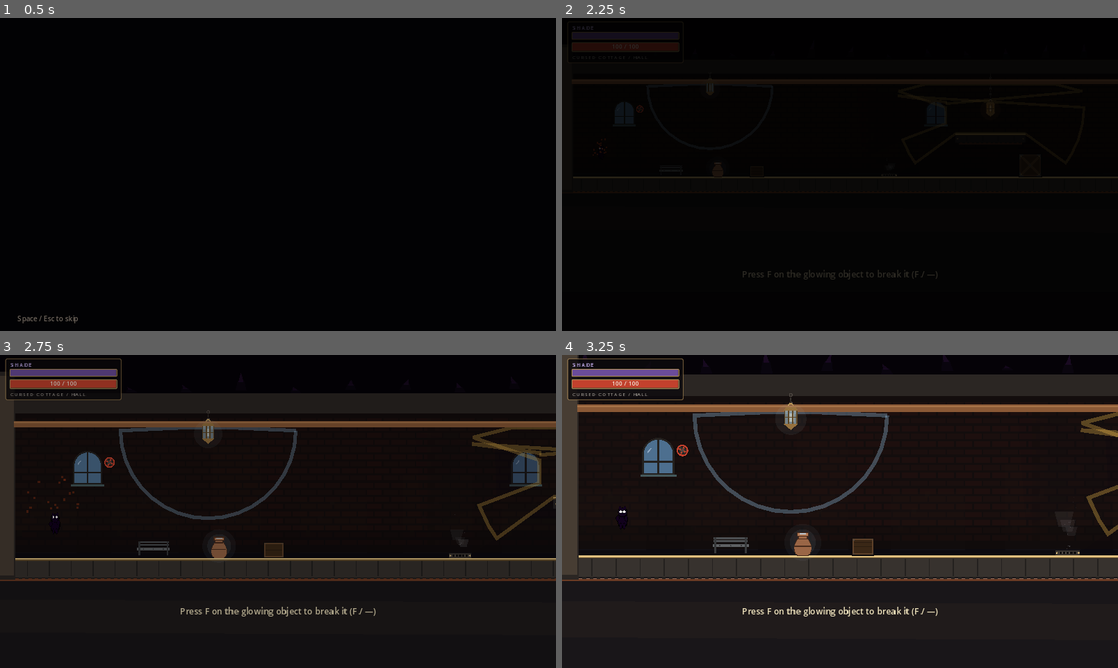
Above: before the commit, frames 1-4 (two rows, left to right).
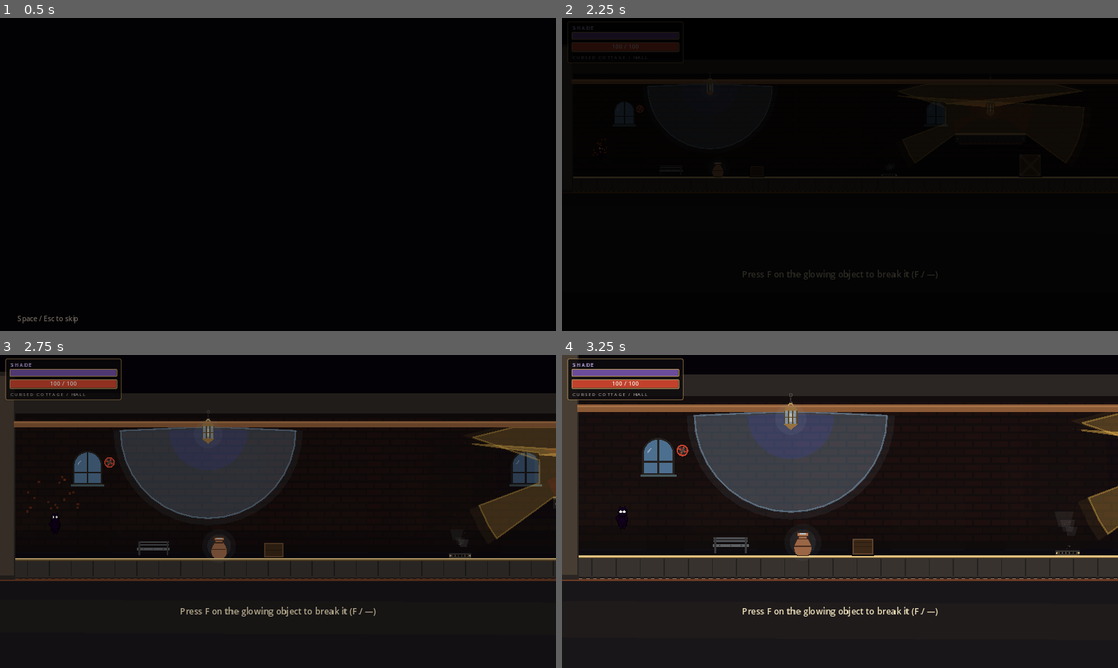
Above: after the commit, the same moments.

Repository: lukezhang2/Eclipseborn
Game: Godot game, scene res://scenes/ui/BootSplash.tscn
The game is run twice, just before and just after one commit, with the same random seed, the same clock (stepped at 60 frames per second) and the same inputs.
Inputs (mouse positions are in pixels of both pictures, inside the frame that each line leads up to):
- Up to frame 1 (0.5 s): no input
- Up to frame 2 (2.25 s): tap Enter at 0.5 s; move the mouse to (962, 158) at 0.52 s; hold D (move_right) 0.53-1.25 s; hold F (attack) 0.53-1.25 s; click (962, 158) at 0.67 s; tap Space (jump) at 0.77, 1.07 s; click "Play" at 1.25 s; click "New Game" at 2 s
- Up to frame 3 (2.75 s): no input
- Up to frame 4 (3.25 s): tap F (attack) at 2.75 s; drag from (728, 527) to (767, 430) at 2.77 s

Frame 1 is identical in both runs. In frame 2, 0.1% of the frame differs, in the area x 69-85%, y 25-29%; in frame 3, 9.3%, in the area x 21-100%, y 23-60%; in frame 4, 9.2%.

Commit message:
v0.1.42: pull fire into view and linearize overlapping light washes.
Hang the black-fire band on-screen; fill/outline opacity scales to 50%/100% at max intensity; overlapping lamps add visually and for burn rate.

Co-authored-by: Cursor <cursoragent@cursor.com>

Diff:
--- a/project.godot
+++ b/project.godot
@@ -7,7 +7,7 @@
 
 config/name="Eclipseborn"
 config/description="You aren't moving platforms. You're changing what counts as a platform."
-config/version="0.1.41"
+config/version="0.1.42"
 run/main_scene="res://scenes/ui/BootSplash.tscn"
 config/features=PackedStringArray("4.3", "Forward Plus")
 config/icon="res://icon.svg"
--- a/scripts/autoload/ShadowWorld.gd
+++ b/scripts/autoload/ShadowWorld.gd
@@ -19,10 +19,16 @@
 ## Contact-hardening: hard umbra ends here; soft penumbra continues past.
 const UMBRA_CONTACT_T := 0.36
 ## Soft wash shell scale (same rays, no extra casts) — cheap area-light penumbra.
-const WASH_PENUMBRA_SCALE := 1.09
-const WASH_CORE_SCALE := 0.55
+const WASH_PENUMBRA_SCALE := 1.08
+const WASH_CORE_SCALE := 0.45
+## Matches LightSource intensity clamp. At max: fill 50% opaque, outline 100%.
+const INTENSITY_MAX := 3.0
+const FILL_ALPHA_AT_MAX := 0.5
+const OUTLINE_ALPHA_AT_MAX := 1.0
 ## world(1) + boxes(8) + light-only(128)
 const OCCLUDER_MASK := 1 | 8 | 128
+
+var _wash_add_mat: CanvasItemMaterial = null
 
 var lights: Array = []
 var occluders: Array = []
@@ -312,33 +318,47 @@
 	return best - dir * 0.6
 
 
+func _intensity_t(intensity: float) -> float:
+	## 0..1 linear over the editor intensity range (max → full opacity budget).
+	return clampf(intensity, 0.0, INTENSITY_MAX) / INTENSITY_MAX
+
+
+func _wash_add_material() -> CanvasItemMaterial:
+	## Additive so overlapping lamps sum visually (stronger fill where they meet).
+	if _wash_add_mat == null:
+		_wash_add_mat = CanvasItemMaterial.new()
+		_wash_add_mat.blend_mode = CanvasItemMaterial.BLEND_MODE_ADD
+	return _wash_add_mat
+
+
 func _draw_occluded_light(light: Node, space: PhysicsDirectSpaceState2D, view: Rect2) -> void:
 	var origin: Vector2 = light.get_light_origin()
 	var radius: float = maxf(light.get_radius(), 8.0)
 	var kind: int = light.get_light_kind()
 	var intensity: float = 1.0
 	if light.has_method("get_intensity"):
-		intensity = clampf(float(light.get_intensity()), 0.15, 3.0)
-	var burns := kind in [GameState.LightKind.HEARTH, GameState.LightKind.CANDLE, GameState.LightKind.SUNSHAFT]
-	## Bright enough that the burn/safe zone is obvious on the floor.
-	var base_a := (0.48 if burns else 0.22) * intensity
-	var core := Color(1.0, 0.78, 0.32, mini(0.85, base_a))
+		intensity = clampf(float(light.get_intensity()), 0.0, INTENSITY_MAX)
+	var t := _intensity_t(intensity)
+	var fill_a := FILL_ALPHA_AT_MAX * t
+	var outline_a := OUTLINE_ALPHA_AT_MAX * t
+
+	var rgb := Color(1.0, 0.78, 0.32)
 	match kind:
 		GameState.LightKind.MOON:
-			core = Color(0.65, 0.85, 1.0, mini(0.55, 0.28 * intensity))
+			rgb = Color(0.65, 0.85, 1.0)
 		GameState.LightKind.CRIMSON:
-			core = Color(0.95, 0.25, 0.3, mini(0.7, 0.4 * intensity))
+			rgb = Color(0.95, 0.25, 0.3)
 		GameState.LightKind.SUNSHAFT:
-			core = Color(1.0, 1.0, 0.85, mini(0.9, 0.55 * intensity))
+			rgb = Color(1.0, 1.0, 0.88)
 		GameState.LightKind.CANDLE:
-			core = Color(1.0, 0.72, 0.38, mini(0.8, 0.42 * intensity))
+			rgb = Color(1.0, 0.72, 0.38)
 
 	var exclude: Array = []
 	if light.has_method("get_exclude_rids"):
 		exclude = light.get_exclude_rids()
 
 	var angles := _collect_ray_angles(origin, radius, view)
-	## Rim points only — filled as a triangle fan from `origin` so the middle stays solid.
+	## Rim points — filled as a triangle fan from `origin`.
 	var pts := PackedVector2Array()
 	for i in angles.size():
 		var dir := Vector2.from_angle(angles[i])
@@ -350,49 +370,36 @@
 			var a := TAU * float(i) / 24.0
 			pts.append(origin + Vector2.from_angle(a) * mini(radius, 64.0))
 
-	## z −3/−2/−1 sits above floors (−4) and below the player (0).
-	## Soft outer shell (penumbra) → main wash → bright core (depth toward the lamp).
+	## Soft rim (behind) + main fill at linear opacity. Additive → overlaps sum.
 	_add_wash_fan(
 		origin,
 		_scale_ring(origin, pts, WASH_PENUMBRA_SCALE),
-		Color(core.r, core.g, core.b, core.a * 0.4),
-		-3
+		Color(rgb.r, rgb.g, rgb.b, fill_a * 0.35),
+		-3,
+		true
 	)
 	_add_wash_fan(
 		origin,
 		pts,
-		Color(core.r, core.g, core.b, mini(0.72, core.a * 0.9)),
-		-2
+		Color(rgb.r, rgb.g, rgb.b, fill_a),
+		-2,
+		true
 	)
+	## Inner depth — same budget, brighter RGB, smaller radius (reads as falloff).
 	_add_wash_fan(
 		origin,
 		_scale_ring(origin, pts, WASH_CORE_SCALE),
-		Color(
-			mini(1.0, core.r + 0.12),
-			mini(1.0, core.g + 0.1),
-			mini(1.0, core.b + 0.05),
-			mini(0.88, core.a * 1.25)
-		),
-		-2
+		Color(mini(1.0, rgb.r + 0.15), mini(1.0, rgb.g + 0.12), mini(1.0, rgb.b + 0.06), fill_a * 0.55),
+		-2,
+		true
 	)
-	## Hottest center — always on so the middle isn't empty.
-	var hot_pts := PackedVector2Array()
-	var hot_r := radius * clampf(0.2 + (intensity - 1.0) * 0.08, 0.18, 0.36)
-	for i in 16:
-		var a := TAU * float(i) / 16.0
-		hot_pts.append(origin + Vector2.from_angle(a) * hot_r)
-	_add_wash_fan(
-		origin,
-		hot_pts,
-		Color(1.0, 0.9, 0.5, mini(0.55, 0.28 + intensity * 0.12)),
-		-2
-	)
-
-	## AoE edge matches burn rays (gameplay occluders only).
+
+	## Outline at 100% when intensity is max; scales linearly. Normal blend (crisp edge).
 	var ring := _take_line()
-	ring.width = 2.6 + intensity * 0.5
-	ring.default_color = Color(core.r, core.g, core.b, mini(0.95, 0.75 + intensity * 0.08))
+	ring.width = 2.8
+	ring.default_color = Color(rgb.r, rgb.g, rgb.b, outline_a)
 	ring.z_index = -1
+	ring.material = null
 	ring.clear_points()
 	for p in pts:
 		ring.add_point(p)
@@ -400,17 +407,6 @@
 		ring.add_point(pts[0])
 	_root.add_child(ring)
 	_visuals.append(ring)
-	var glow := _take_line()
-	glow.width = 5.5 + intensity
-	glow.default_color = Color(core.r, core.g, core.b, 0.3)
-	glow.z_index = -1
-	glow.clear_points()
-	for p in pts:
-		glow.add_point(p)
-	if pts.size() > 0:
-		glow.add_point(pts[0])
-	_root.add_child(glow)
-	_visuals.append(glow)
 
 	_draw_umbrae_for_light(light, origin, radius, space, exclude)
 
@@ -465,11 +461,18 @@
 	return out
 
 
-func _add_wash_fan(origin: Vector2, rim: PackedVector2Array, color: Color, z: int) -> void:
-	if rim.size() < 2:
+func _add_wash_fan(
+	origin: Vector2,
+	rim: PackedVector2Array,
+	color: Color,
+	z: int,
+	additive: bool = false
+) -> void:
+	if rim.size() < 2 or color.a < 0.01:
 		return
 	var fan := _take_fan()
 	fan.z_index = z
+	fan.material = _wash_add_material() if additive else null
 	fan.set_fan(origin, rim, color)
 	_root.add_child(fan)
 	_visuals.append(fan)
--- a/scripts/player/Player.gd
+++ b/scripts/player/Player.gd
@@ -470,9 +470,9 @@
 func _recompute_light_state() -> void:
 	_in_vulnerable_light = false
 	_active_light_kind = GameState.LightKind.HEARTH
-	_active_light_intensity = 1.0
+	_active_light_intensity = 0.0
 	var center := global_position + Vector2(0, -18)
-	var best_score := -1.0
+	var has_sunshaft := false
 	for light in get_tree().get_nodes_in_group("lights"):
 		if not light.has_method("is_on") or not light.is_on():
 			continue
@@ -488,13 +488,13 @@
 		if light.has_method("get_intensity"):
 			inten = float(light.get_intensity())
 		var kind: int = light.get_light_kind()
-		## Prefer sunshaft; otherwise the strongest overlapping lamp.
-		var score := inten + (100.0 if kind == GameState.LightKind.SUNSHAFT else 0.0)
-		if score > best_score:
-			best_score = score
-			_in_vulnerable_light = true
+		## Overlapping lamps add intensity (matches additive wash stacking).
+		_in_vulnerable_light = true
+		_active_light_intensity += inten
+		if kind == GameState.LightKind.SUNSHAFT or not has_sunshaft:
 			_active_light_kind = kind
-			_active_light_intensity = inten
+			if kind == GameState.LightKind.SUNSHAFT:
+				has_sunshaft = true
 
 
 func _occluded(from: Vector2, to: Vector2) -> bool:
--- a/scripts/world/BlackFireSky.gd
+++ b/scripts/world/BlackFireSky.gd
@@ -1,11 +1,13 @@
 extends Node2D
 class_name BlackFireSky
-## Black-fire burn along the TOP of the outside void — never under the floor.
+## Black-fire along the TOP of the visible playfield — hangs down into frame (not off-screen above).
 
 
 var floor_top: float = 500.0
 var roof_top: float = 180.0
 var map_width: float = 4000.0
+## World Y where flame roots sit (inside the camera’s top band).
+var flame_band_y: float = 220.0
 var _flames: Array = []
 var _t: float = 0.0
 
@@ -14,13 +16,14 @@
 	map_width = width
 	floor_top = floor_y_top
 	roof_top = roof_y_top
+	## Sit the fire just below the roof/camera top so tongues hang into view.
+	flame_band_y = roof_y_top + 52.0
 	z_index = -25
 	_build()
 
 
 func _build() -> void:
-	## Deep void behind the whole playfield (down to the floor line) so removing
-	## brick/city murals still leaves the black-fire backdrop readable.
+	## Deep void behind the playfield.
 	var void_poly := Polygon2D.new()
 	void_poly.polygon = PackedVector2Array([
 		Vector2(-200, -120), Vector2(map_width + 200, -120),
@@ -29,19 +32,31 @@
 	void_poly.color = Color(0.02, 0.01, 0.03, 1.0)
 	add_child(void_poly)
 
-	# Flame tongues along the top edge of the outside (at the roof line).
-	for i in 48:
+	## Soft ember haze under the flame band (helps the top read as fire, not empty void).
+	var haze := Polygon2D.new()
+	haze.z_index = 0
+	haze.color = Color(0.08, 0.03, 0.1, 0.35)
+	haze.polygon = PackedVector2Array([
+		Vector2(-200, flame_band_y - 10.0), Vector2(map_width + 200, flame_band_y - 10.0),
+		Vector2(map_width + 200, flame_band_y + 90.0), Vector2(-200, flame_band_y + 90.0)
+	])
+	add_child(haze)
+
+	for i in 56:
 		var flame := Node2D.new()
-		flame.position = Vector2(i * (map_width / 40.0) - 40.0, roof_top - 4.0 + randf_range(-4, 6))
+		flame.position = Vector2(
+			i * (map_width / 48.0) - 50.0,
+			flame_band_y + randf_range(-6.0, 10.0)
+		)
 		flame.set_meta("phase", randf() * TAU)
-		flame.set_meta("speed", randf_range(2.5, 5.0))
-		flame.set_meta("h", randf_range(28.0, 55.0))
+		flame.set_meta("speed", randf_range(2.2, 4.8))
+		flame.set_meta("h", randf_range(48.0, 92.0))
 		var poly := Polygon2D.new()
-		poly.color = Color(0.04, 0.02, 0.06, 0.95)
+		poly.color = Color(0.05, 0.02, 0.08, 0.95)
 		poly.name = "Body"
 		flame.add_child(poly)
 		var tip := Polygon2D.new()
-		tip.color = Color(0.12, 0.05, 0.16, 0.7)
+		tip.color = Color(0.14, 0.05, 0.18, 0.75)
 		tip.name = "Tip"
 		flame.add_child(tip)
 		add_child(flame)
@@ -58,19 +73,19 @@
 		var h: float = flame.get_meta("h")
 		var flicker := 0.65 + 0.35 * sin(_t * speed + phase)
 		var height := h * flicker
-		var lean := sin(_t * speed * 0.7 + phase) * 8.0
+		var lean := sin(_t * speed * 0.7 + phase) * 10.0
 		var body: Polygon2D = flame.get_node("Body")
 		var tip: Polygon2D = flame.get_node("Tip")
-		# Flames rise upward (negative Y) from the sky band — never downward into the map.
+		## Hang DOWN into the playfield (+Y) so the fire stays on-screen.
 		body.polygon = PackedVector2Array([
-			Vector2(-10, 0), Vector2(10, 0),
-			Vector2(6 + lean * 0.3, -height * 0.55),
-			Vector2(-6 + lean * 0.3, -height * 0.55),
+			Vector2(-12, 0), Vector2(12, 0),
+			Vector2(7 + lean * 0.3, height * 0.55),
+			Vector2(-7 + lean * 0.3, height * 0.55),
 		])
 		tip.polygon = PackedVector2Array([
-			Vector2(-5 + lean * 0.2, -height * 0.45),
-			Vector2(5 + lean * 0.2, -height * 0.45),
-			Vector2(lean, -height),
+			Vector2(-6 + lean * 0.2, height * 0.45),
+			Vector2(6 + lean * 0.2, height * 0.45),
+			Vector2(lean, height),
 		])
 		body.color.a = 0.75 + 0.2 * flicker
-		tip.color.a = 0.45 + 0.35 * flicker
+		tip.color.a = 0.5 + 0.35 * flicker
Not shown, changed: AI planning.md
Not shown, removed: index-0_1_41.pck
Not shown, added: index-0_1_42.pck
Not shown, changed: index.html
Not shown, changed: index.pck
